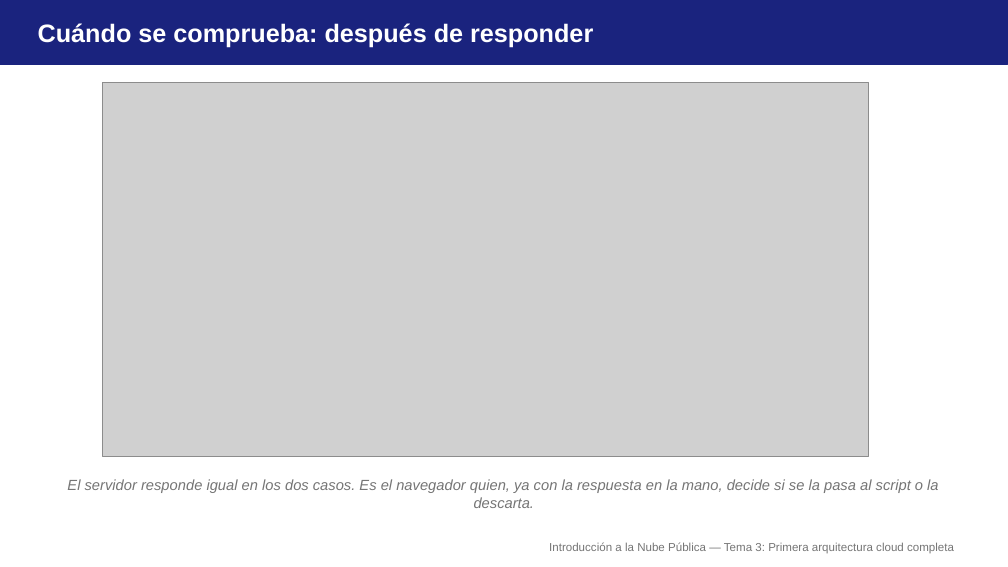
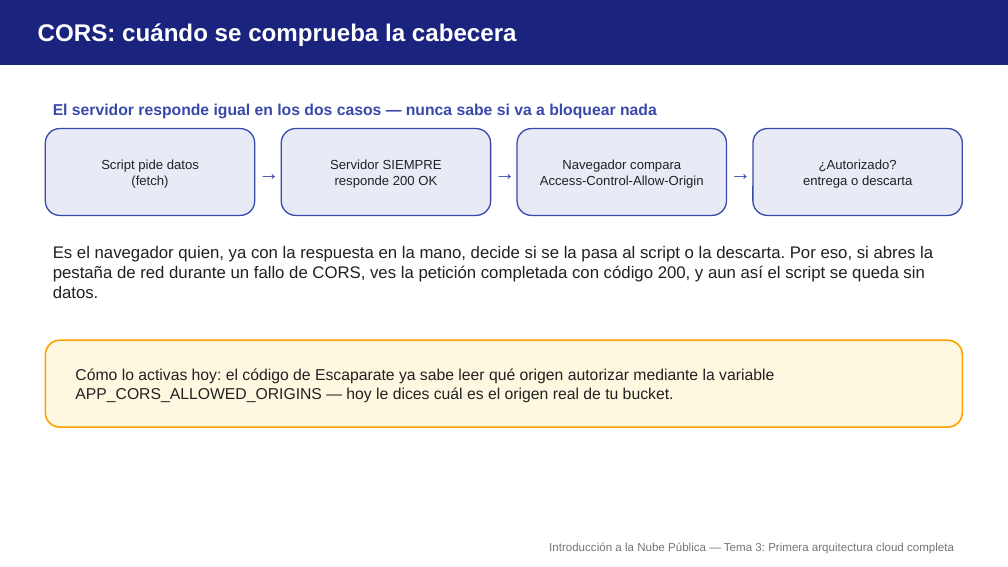
Before and after one commit to aitorventura/introduccion-nube, a slide deck: slide 6 of docs/tema3/diapositivas/arquitectura-completa.pptx (slide 7 before the commit). Drawn at 1008x567 pixels with LibreOffice and Linux fonts; fonts in the diff are those of the drawing; grey boxes stand for pictures. Boxes give left, top, right and bottom in pixels: in the first picture for what was removed or moved away, otherwise in the second. Text is boxed around its words. In the diff, an @@ line names an element or a change of style, - is before the commit and + after.

Commit message:
Rehace visualmente las diapositivas de Temas 1 a 5
Reconstruye los decks de primer-contacto-aws, vpc-diseno, seguridad-red,
maquinas-virtuales, almacenamiento, bases-datos-gestionadas,
arquitectura-completa, alta-disponibilidad-escalado, dns-https-cdn,
monitorizacion-operacion, iam-aplicado y economia-nube con tarjetas,
tablas y diagramas nativos en vez de listados de texto, revisadas a
90dpi para descartar solapamientos.

```diff
--- a/docs/tema3/diapositivas/arquitectura-completa.pptx
+++ b/docs/tema3/diapositivas/arquitectura-completa.pptx
@@ text at <box>38,23,517,46</box>: text changed; size 24 to 23 pt @@
-Cuándo se comprueba: después de responder
+CORS: cuándo se comprueba la cabecera
@@ picture removed at <box>102,82,869,457</box> @@
@@ text added at <box>53,103,657,119</box>, 15 pt, text #3949AB, bold @@
+El servidor responde igual en los dos casos — nunca sabe si va a bloquear nada
@@ rounded rectangle added at <box>45,129,255,216</box>, fill #E8EAF6, outline #3949AB 1.25 pt @@
@@ text added at <box>251,129,285,216</box>, 20 pt, text #3949AB, bold @@
+→
@@ rounded rectangle added at <box>281,129,491,216</box>, fill #E8EAF6, outline #3949AB 1.25 pt @@
@@ text added at <box>487,129,521,216</box>, 20 pt, text #3949AB, bold @@
+→
@@ rounded rectangle added at <box>517,129,727,216</box>, fill #E8EAF6, outline #3949AB 1.25 pt @@
@@ text added at <box>723,129,757,216</box>, 20 pt, text #3949AB, bold @@
+→
@@ rounded rectangle added at <box>753,129,963,216</box>, fill #E8EAF6, outline #3949AB 1.25 pt @@
@@ text added at <box>101,159,199,188</box>, 12.5 pt, text #212121 @@
+Script pide datos
+(fetch)
@@ text added at <box>330,159,442,188</box>, 12.5 pt, text #212121 @@
+Servidor SIEMPRE
+responde 200 OK
@@ text added at <box>540,159,704,188</box>, 12.5 pt, text #212121 @@
+Navegador compara
+Access-Control-Allow-Origin
@@ text added at <box>803,159,912,188</box>, 12.5 pt, text #212121 @@
+¿Autorizado?
+entrega o descarta
@@ text added at <box>53,246,933,298</box>, 16 pt, text #212121 @@
+Es el navegador quien, ya con la respuesta en la mano, decide si se la pasa al script o la descarta. Por eso, si abres la pestaña de red durante un fallo de CORS, ves la petición completada con código 200, y aun así el script se queda sin datos.
@@ rounded rectangle added at <box>45,340,963,427</box>, fill #FFF8E1, outline #FFA000 1.5 pt @@
@@ text added at <box>75,368,774,403</box>, 15 pt, text #212121 @@
+Cómo lo activas hoy: el código de Escaparate ya sabe leer qué origen autorizar mediante la variable APP_CORS_ALLOWED_ORIGINS — hoy le dices cuál es el origen real de tu bucket.
@@ text removed at <box>67,479,938,508</box> @@
-El servidor responde igual en los dos casos. Es el navegador quien, ya con la respuesta en la mano, decide si se la pasa al script o la descarta.
```
Also in this commit, not shown: 10 other slides changed, 1 slide added, 3 slides removed, 23 other files.
